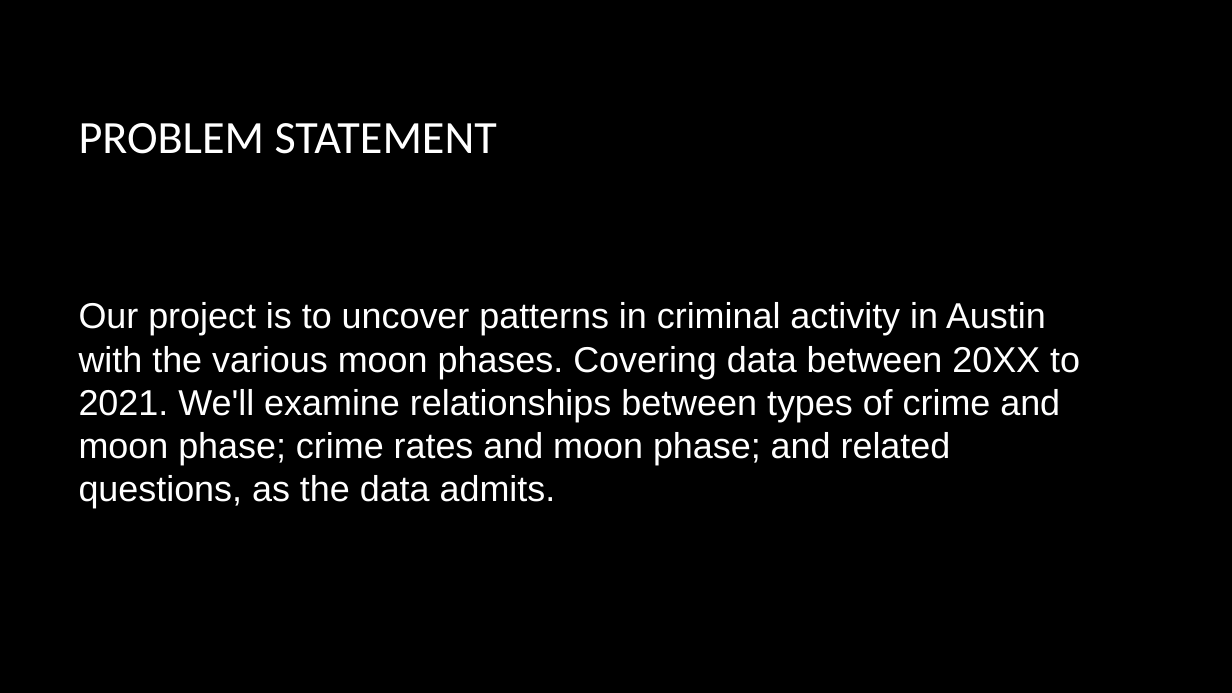
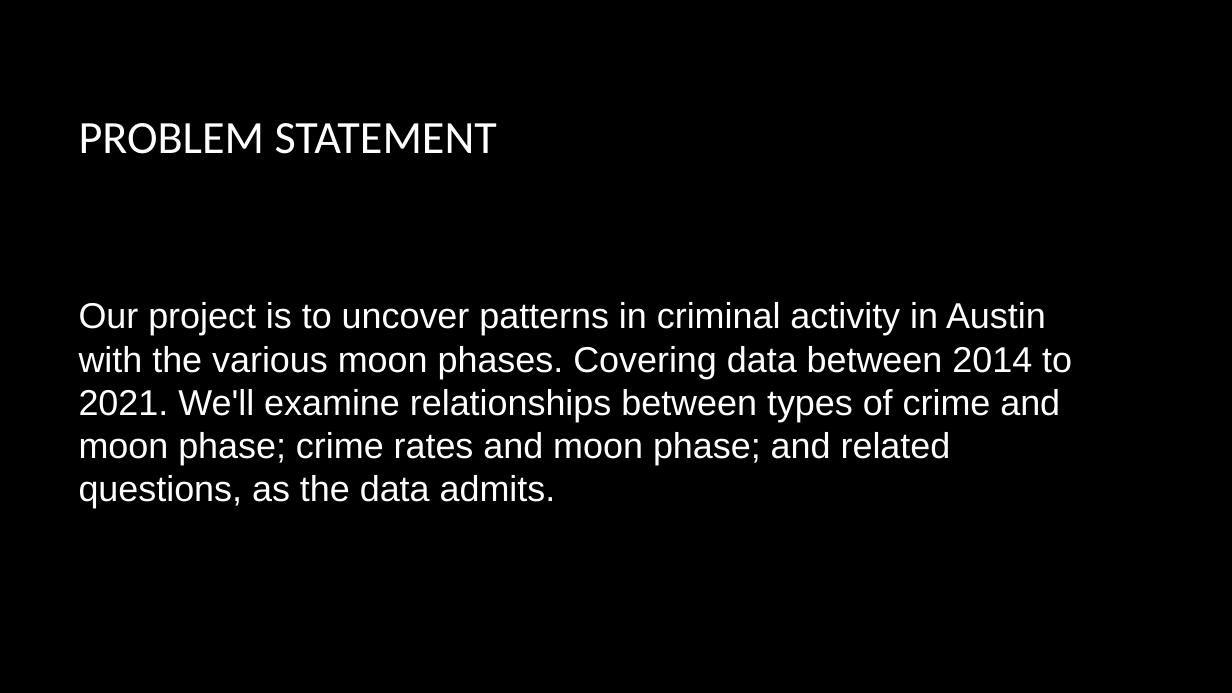
Before and after one commit to flashforward89/Project-1, a slide deck: slide 3 of Master Folder/Lunar Phase Influence On Crime in Austin Texas.pptx. Drawn at 1232x693 pixels with LibreOffice and Linux fonts; fonts in the diff are those of the drawing; background and template pictures are left out. Boxes give left, top, right and bottom in pixels: in the first picture for what was removed or moved away, otherwise in the second. Text is boxed around its words. In the diff, an @@ line names an element or a change of style, - is before the commit and + after.

```diff
--- a/Master Folder/Lunar Phase Influence On Crime in Austin Texas.pptx
+++ b/Master Folder/Lunar Phase Influence On Crime in Austin Texas.pptx
@@ text at bbox=[79, 302, 1072, 508]: text changed @@
-Our project is to uncover patterns in criminal activity in Austin with the various moon phases. Covering data between 20XX to 2021. We'll examine relationships between types of crime and moon phase; crime rates and moon phase; and related questions, as the data admits.
+Our project is to uncover patterns in criminal activity in Austin with the various moon phases. Covering data between 2014 to 2021. We'll examine relationships between types of crime and moon phase; crime rates and moon phase; and related questions, as the data admits.
```
Also in this commit, not shown: 7 slides added, 1 other file.
